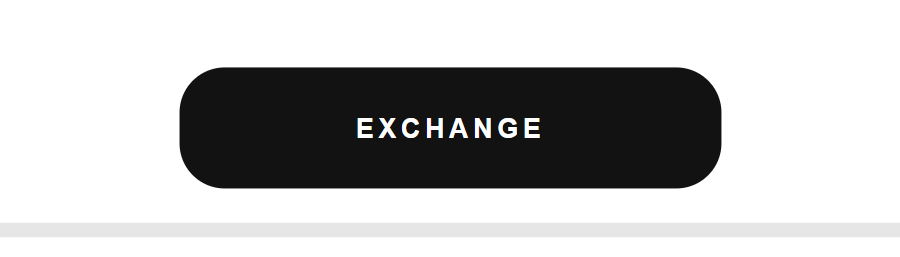
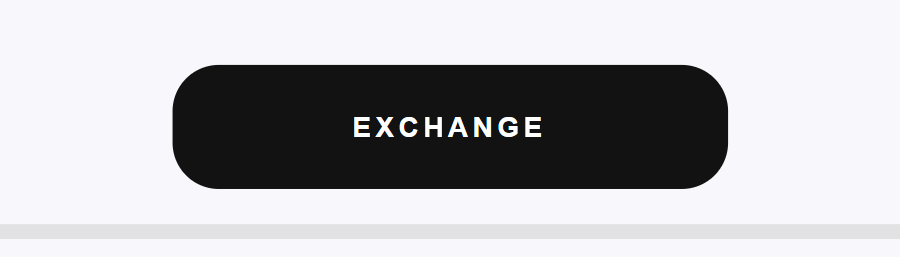
The second 900px x 257px image is a revision of the first. Changes to its layers:
added layer "Layer 4" above "Layer 3" over 0, 0, 900, 257
